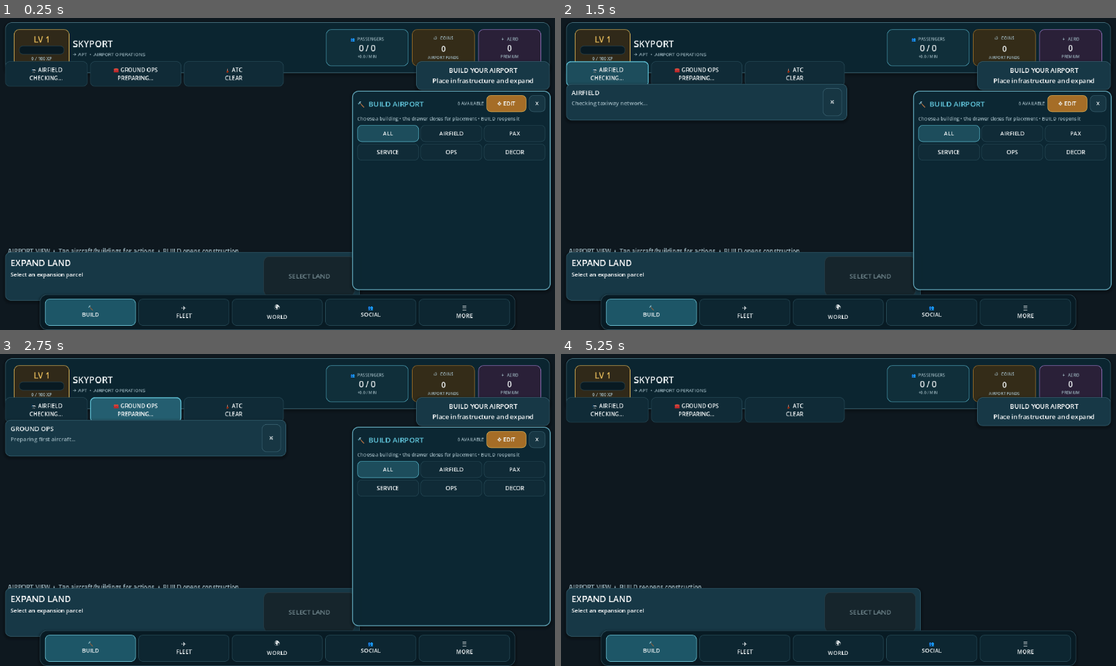
Above: before the commit, frames 1-4 (two rows, left to right).
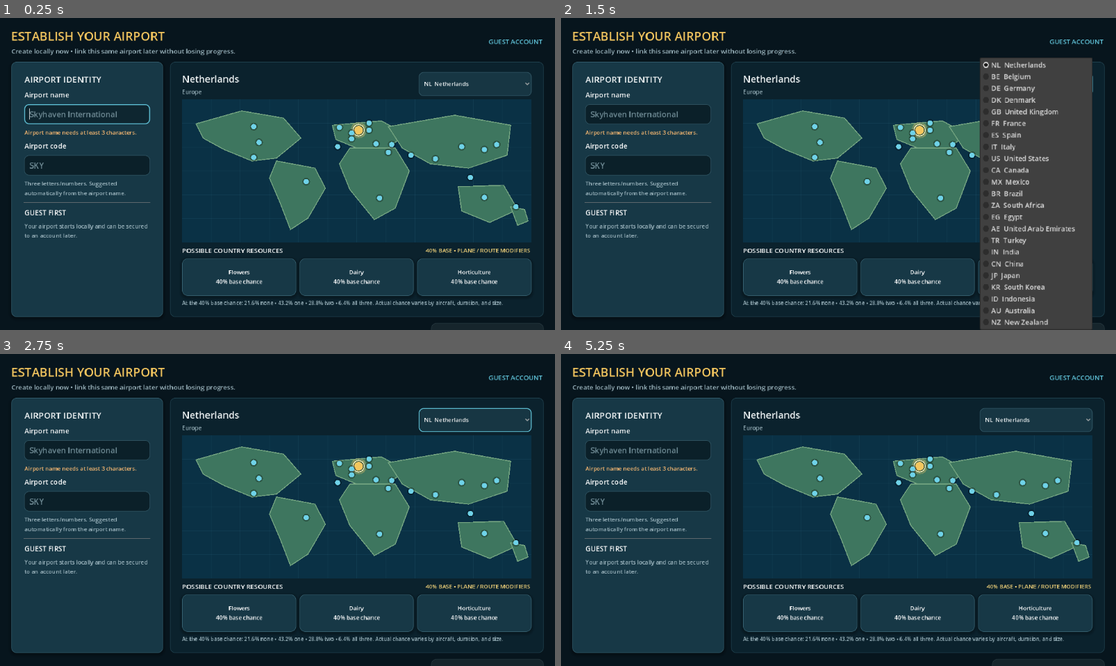
Above: after the commit, the same moments.

Repository: elroynbenjamins/SkyportOnline
Game: Godot game, scene res://src/main/Main.tscn
Two runs of this game, one before a commit and one after it. Both use one fixed random seed, a clock stepped at 60 frames per second and the inputs below.
Inputs (mouse positions are in pixels of both pictures, inside the frame that each line leads up to):
- Up to frame 1 (0.25 s): no input
- Up to frame 2 (1.5 s): click (605, 74) at 0.5 s, where only the run before the commit has a clickable "🛬 AIRFIELD CHECKING..."; click (1038, 83) at 1.25 s, where only the run after the commit has a clickable "NL Netherlands"
- Up to frame 3 (2.75 s): click (133, 410) at 2 s, where only the run before the commit has a clickable "🧰 GROUND OPS PREPARING..."
- Up to frame 4 (5.25 s): click (794, 410) at 2.75 s, where only the run before the commit has a clickable "🗼 ATC CLEAR"; click (832, 438) at 3.5 s, where only the run before the commit has a clickable "✕"; click (1066, 438) at 4.25 s, where only the run before the commit has a clickable "✥ EDIT"; click (1099, 438) at 5 s, where only the run before the commit has a clickable "✕"

The runs differ from the first frame. In frame 1, 50% of the frame differs, in the area x 0-100%, y 1-100%; in frame 2, 60%; in frame 3, 50%; in frame 4, 60%.
Error before the commit: Parse Error: Function "_draw_owned_airport_environment()" not found in base self. (res://src/world/AirportGrid.gd:175)

Commit message:
Add airport perimeter fencing lights and landscaping

Diff:
--- a/src/world/AirportGrid.gd
+++ b/src/world/AirportGrid.gd
@@ -222,7 +222,7 @@
 		return
 	var offset := Vector2(
 		float((seed % 17) - 8),
-		float(((seed / 3) as int) % 9 - 4)
+		float((seed / 3) % 9 - 4)
 	)
 	var tuft := center + offset
 	draw_line(
@@ -236,6 +236,181 @@
 		tuft + Vector2(0.0, -2.0),
 		Color("4e7f43", 0.28),
 		1.0
+	)
+
+
+func _draw_owned_airport_environment() -> void:
+	for parcel_variant in parcels.values():
+		var parcel: Dictionary = parcel_variant
+		if not bool(parcel.get("owned", false)):
+			continue
+
+		var px := int(parcel.get("px", 0))
+		var py := int(parcel.get("py", 0))
+		if not _parcel_owned_at(px - 1, py):
+			_draw_owned_parcel_edge(parcel, "x_min")
+		if not _parcel_owned_at(px + 1, py):
+			_draw_owned_parcel_edge(parcel, "x_max")
+		if not _parcel_owned_at(px, py - 1):
+			_draw_owned_parcel_edge(parcel, "y_min")
+		if not _parcel_owned_at(px, py + 1):
+			_draw_owned_parcel_edge(parcel, "y_max")
+
+
+func _parcel_owned_at(px: int, py: int) -> bool:
+	var parcel := _parcel_at(px, py)
+	return (
+		not parcel.is_empty()
+		and bool(parcel.get("owned", false))
+	)
+
+
+func _draw_owned_parcel_edge(
+	parcel: Dictionary,
+	edge_name: String
+) -> void:
+	var sx := int(parcel.get("px", 0)) * PARCEL_SIZE
+	var sy := int(parcel.get("py", 0)) * PARCEL_SIZE
+	var ex := sx + PARCEL_SIZE - 1
+	var ey := sy + PARCEL_SIZE - 1
+	var parcel_center := get_parcel_world_center(
+		String(parcel.get("id", ""))
+	)
+
+	for index in range(PARCEL_SIZE):
+		var tile := Vector2i.ZERO
+		match edge_name:
+			"x_min":
+				tile = Vector2i(sx, sy + index)
+			"x_max":
+				tile = Vector2i(ex, sy + index)
+			"y_min":
+				tile = Vector2i(sx + index, sy)
+			_:
+				tile = Vector2i(sx + index, ey)
+
+		var points := _tile_points(
+			tile_to_world(Vector2(tile.x, tile.y))
+		)
+		var a := Vector2.ZERO
+		var b := Vector2.ZERO
+		match edge_name:
+			"x_min":
+				a = points[0]
+				b = points[3]
+			"x_max":
+				a = points[1]
+				b = points[2]
+			"y_min":
+				a = points[0]
+				b = points[1]
+			_:
+				a = points[3]
+				b = points[2]
+
+		_draw_fence_segment(a, b)
+
+		var midpoint := a.lerp(b, 0.5)
+		var outward := (midpoint - parcel_center).normalized()
+		if index % 4 == 1:
+			_draw_perimeter_light(midpoint - outward * 3.0)
+		if index % 6 == 4:
+			_draw_perimeter_tree(midpoint + outward * 20.0)
+
+
+func _draw_fence_segment(a: Vector2, b: Vector2) -> void:
+	draw_line(
+		a + Vector2(2, 3),
+		b + Vector2(2, 3),
+		Color(0.03, 0.07, 0.08, 0.22),
+		3.0
+	)
+	draw_line(a, b, FENCE_COLOR, 2.2)
+	for fraction in [0.0, 0.5, 1.0]:
+		var base := a.lerp(b, float(fraction))
+		draw_line(
+			base,
+			base + Vector2(0, -13),
+			FENCE_COLOR.lightened(0.18),
+			2.0
+		)
+	if a.distance_to(b) > 1.0:
+		var top_a := a + Vector2(0, -10)
+		var top_b := b + Vector2(0, -10)
+		draw_line(top_a, top_b, FENCE_MESH, 1.0)
+		for fraction in [0.25, 0.5, 0.75]:
+			var low := a.lerp(b, float(fraction))
+			var high := top_a.lerp(top_b, float(fraction))
+			draw_line(low, high, FENCE_MESH, 0.7)
+
+
+func _draw_perimeter_light(base: Vector2) -> void:
+	draw_line(
+		base + Vector2(2, 3),
+		base + Vector2(2, -28),
+		Color(0.02, 0.05, 0.06, 0.25),
+		4.0
+	)
+	draw_line(
+		base,
+		base + Vector2(0, -31),
+		Color("56666c"),
+		3.0
+	)
+	var head := base + Vector2(0, -33)
+	draw_rect(
+		Rect2(head + Vector2(-7, -3), Vector2(14, 6)),
+		Color("48585e"),
+		true
+	)
+	draw_circle(
+		head + Vector2(-4, 0),
+		2.2,
+		PERIMETER_LIGHT
+	)
+	draw_circle(
+		head + Vector2(4, 0),
+		2.2,
+		PERIMETER_LIGHT
+	)
+
+
+func _draw_perimeter_tree(base: Vector2) -> void:
+	draw_set_transform(
+		base + Vector2(4, 5),
+		0.0,
+		Vector2(1.0, 0.42)
+	)
+	draw_circle(
+		Vector2.ZERO,
+		10.0,
+		Color(0.03, 0.08, 0.04, 0.18)
+	)
+	draw_set_transform(Vector2.ZERO, 0.0, Vector2.ONE)
+	draw_rect(
+		Rect2(base + Vector2(-2, -16), Vector2(4, 18)),
+		Color("71543a"),
+		true
+	)
+	draw_circle(
+		base + Vector2(-5, -22),
+		9.0,
+		Color("3f7f46")
+	)
+	draw_circle(
+		base + Vector2(5, -23),
+		10.0,
+		Color("4e9953")
+	)
+	draw_circle(
+		base + Vector2(0, -31),
+		10.0,
+		Color("5aa95d")
+	)
+	draw_circle(
+		base + Vector2(-3, -33),
+		4.0,
+		Color("83be68", 0.75)
 	)
 
 
